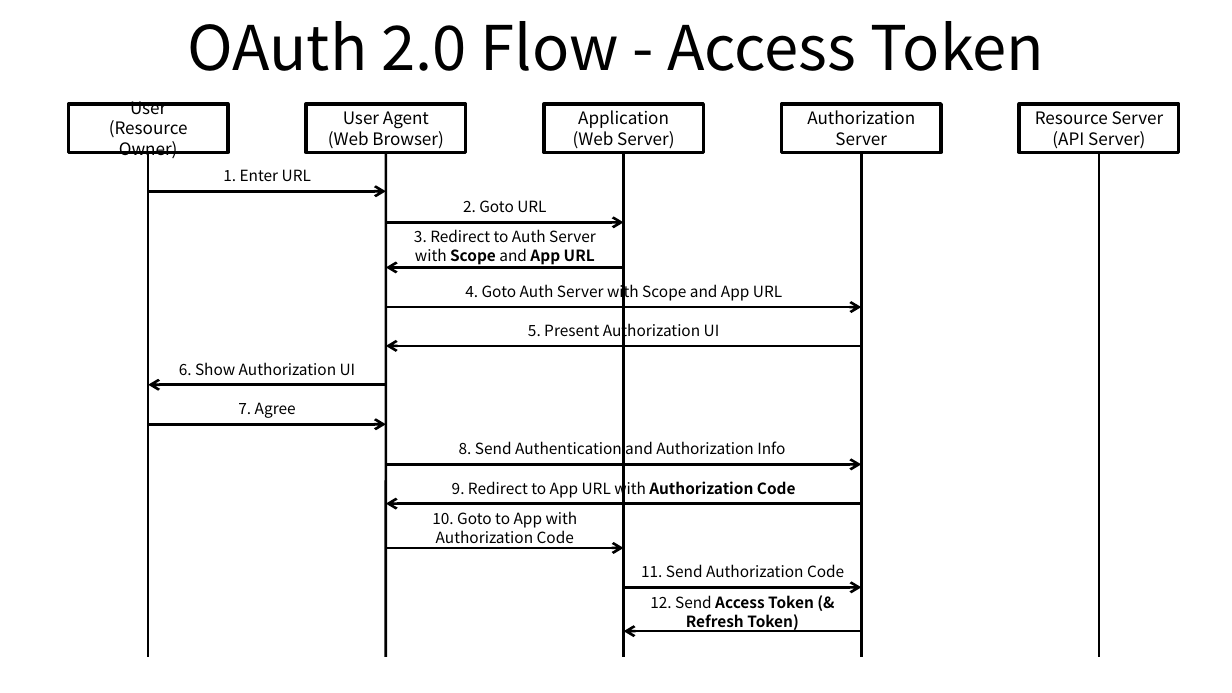
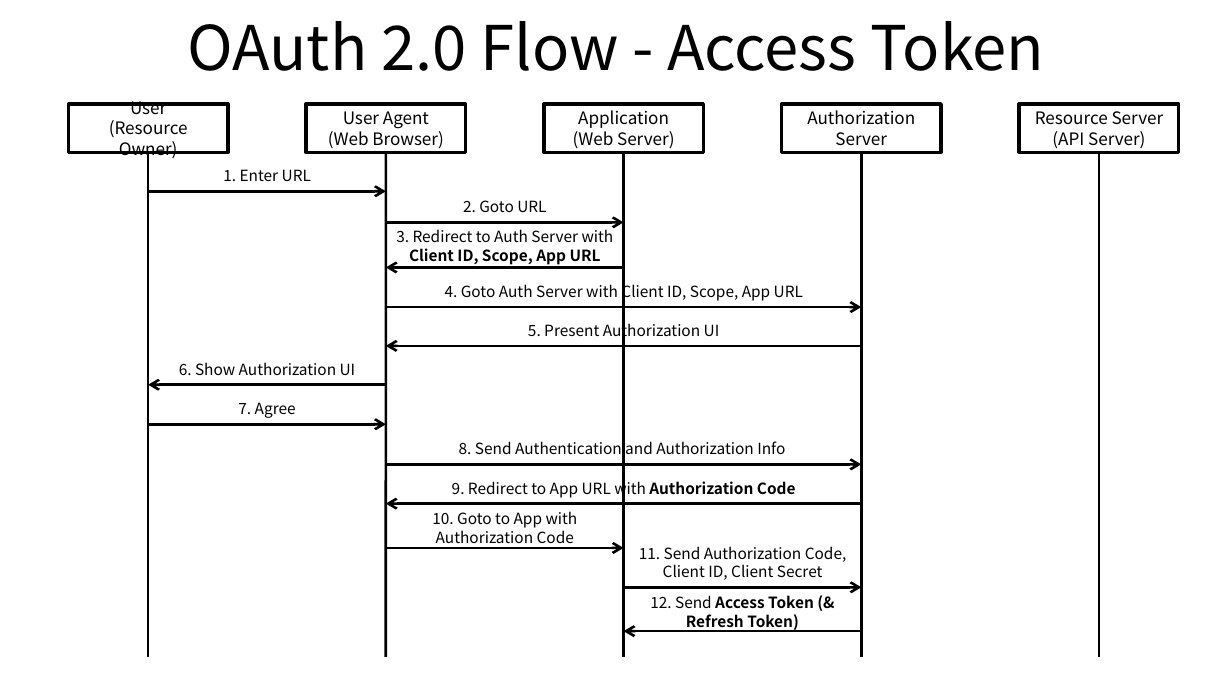
Before and after one commit to ssup2/blog-old, a slide deck: slide 3 of images/theory_analysis/OAuth_2.0/OAuth_2.0.pptx. Drawn at 1232x693 pixels with LibreOffice and Linux fonts; fonts in the diff are those of the drawing. Boxes give left, top, right and bottom in pixels: in the first picture for what was removed or moved away, otherwise in the second. Text is boxed around its words. In the diff, an @@ line names an element or a change of style, - is before the commit and + after.

```diff
--- a/images/theory_analysis/OAuth_2.0/OAuth_2.0.pptx
+++ b/images/theory_analysis/OAuth_2.0/OAuth_2.0.pptx
@@ text at box(396, 227, 614, 265): text changed @@
-3. Redirect to Auth Server with Scope and App URL
+3. Redirect to Auth Server with Client ID, Scope, App URL
@@ text at box(445, 282, 803, 302): text changed @@
-4. Goto Auth Server with Scope and App URL
+4. Goto Auth Server with Client ID, Scope, App URL
@@ text at box(639, 546, 847, 580): text changed @@
-11. Send Authorization Code
+11. Send Authorization Code, Client ID, Client Secret
```
Also in this commit, not shown: 1 other slide changed, 5 other files.
